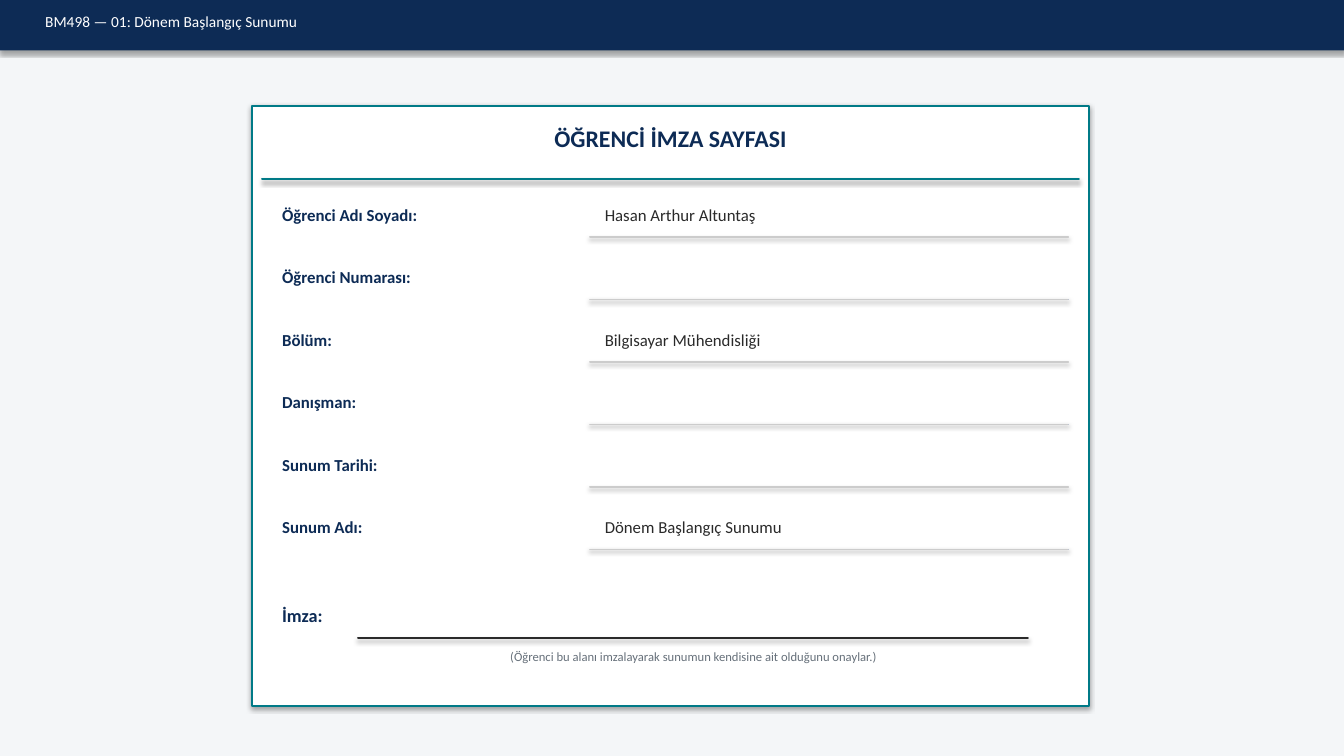
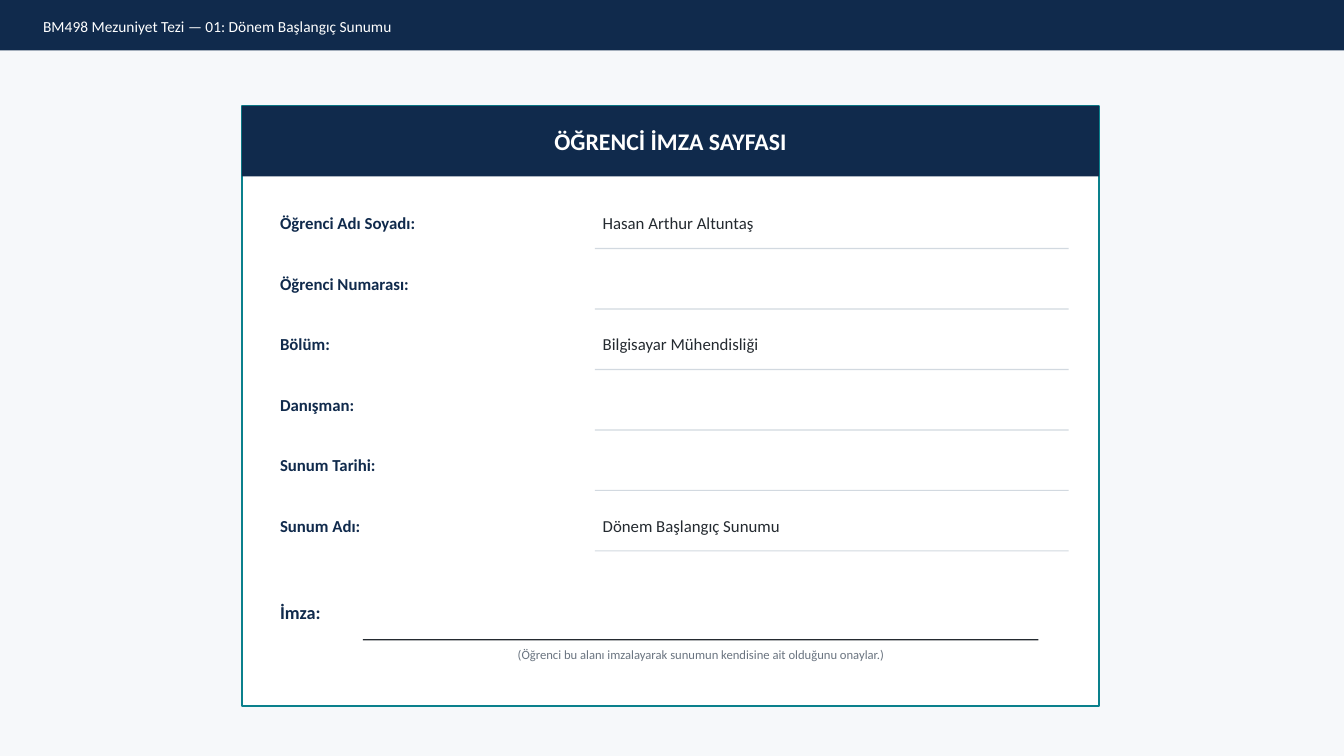
Before and after one commit to Rtur2003/CrownCode, a slide deck: slide 5 of docs/academic/TeslimEdilecekler/Sunumlar/01_Donem_Baslangic_Sunumu.pptx. Drawn at 1344x756 pixels with LibreOffice and Linux fonts; fonts in the diff are those of the drawing. Boxes give left, top, right and bottom in pixels: in the first picture for what was removed or moved away, otherwise in the second. Text is boxed around its words. In the diff, an @@ line names an element or a change of style, - is before the commit and + after.

```diff
--- a/docs/academic/TeslimEdilecekler/Sunumlar/01_Donem_Baslangic_Sunumu.pptx
+++ b/docs/academic/TeslimEdilecekler/Sunumlar/01_Donem_Baslangic_Sunumu.pptx
@@ background #F4F6F8 to #F6F8FA @@
@@ rectangle at box(0, 0, 1344, 50): fill #0D2B55 to #102A4C; shadow off @@
@@ text "BM498 Mezuniyet Tezi — 01: ..." at box(43, 21, 392, 35): vertical alignment top to middle @@
@@ text at box(43, 21, 392, 35): text changed @@
-BM498 — 01: Dönem Başlangıç Sunumu
+BM498 Mezuniyet Tezi — 01: Dönem Başlangıç Sunumu
@@ rectangle: place and size @@
-rectangle at box(252, 106, 1089, 706)
+rectangle at box(242, 106, 1099, 706)
@@ rectangle at box(242, 106, 1099, 706): outline #007A87 1.5 pt to #0A808C 1.5 pt; shadow off @@
@@ text "ÖĞRENCİ İMZA SAYFASI" at box(554, 130, 787, 150): text colour #0D2B55 to #FFFFFF; vertical alignment top to middle @@
@@ rectangle: place and size @@
-rectangle at box(262, 179, 1079, 179)
+rectangle at box(242, 106, 1099, 176)
@@ rectangle at box(242, 106, 1099, 176): fill gradient #3F80CE to #A4C4FF to #102A4C; outline #007A87 1.5 pt to none; shadow off @@
@@ text colour #0D2B55 to #102A4C in 7 elements at box(280, 520, 360, 532), box(280, 459, 375, 471), box(280, 400, 354, 414), box(280, 338, 330, 350), box(280, 604, 321, 619), box(280, 276, 408, 293), box(280, 216, 416, 232) @@
@@ text "Öğrenci Adı Soyadı:": place and size @@
-text "Öğrenci Adı Soyadı:" at box(282, 207, 418, 224)
+text "Öğrenci Adı Soyadı:" at box(280, 216, 416, 232)
@@ text colour #2A2A2A to #242A30 in 3 elements at box(603, 520, 779, 535), box(603, 338, 759, 353), box(603, 217, 754, 232) @@
@@ text "Hasan Arthur Altuntaş": place and size @@
-text "Hasan Arthur Altuntaş" at box(605, 209, 756, 224)
+text "Hasan Arthur Altuntaş" at box(603, 217, 754, 232)
@@ fill gradient #3F80CE to #A4C4FF to #D2D9E0; outline #CCCCCC 1 pt to none; shadow off in 6 elements at box(595, 551, 1069, 552), box(595, 490, 1069, 491), box(595, 430, 1069, 431), box(595, 369, 1069, 370), box(595, 309, 1069, 310), box(595, 248, 1069, 249) @@
@@ rectangle: place and size @@
-rectangle at box(590, 237, 1069, 237)
+rectangle at box(595, 248, 1069, 249)
@@ rectangle: place and size @@
-rectangle at box(590, 299, 1069, 299)
+rectangle at box(595, 309, 1069, 310)
@@ rectangle: place and size @@
-rectangle at box(590, 362, 1069, 362)
+rectangle at box(595, 369, 1069, 370)
@@ rectangle: place and size @@
-rectangle at box(590, 424, 1069, 424)
+rectangle at box(595, 430, 1069, 431)
@@ rectangle: place and size @@
-rectangle at box(590, 487, 1069, 487)
+rectangle at box(595, 490, 1069, 491)
@@ rectangle: place and size @@
-rectangle at box(590, 549, 1069, 549)
+rectangle at box(595, 551, 1069, 552)
@@ text "(Öğrenci bu alanı imzalayarak sunumun ..." at box(518, 649, 884, 661): text colour #66707A to #6A7480 @@
@@ rectangle: place and size @@
-rectangle at box(358, 638, 1028, 638)
+rectangle at box(363, 639, 1038, 640)
@@ rectangle at box(363, 639, 1038, 640): fill gradient #3F80CE to #A4C4FF to #242A30; outline #2A2A2A 1.5 pt to none; shadow off @@
```
Also in this commit, not shown: 4 other slides changed, 4 other files.
